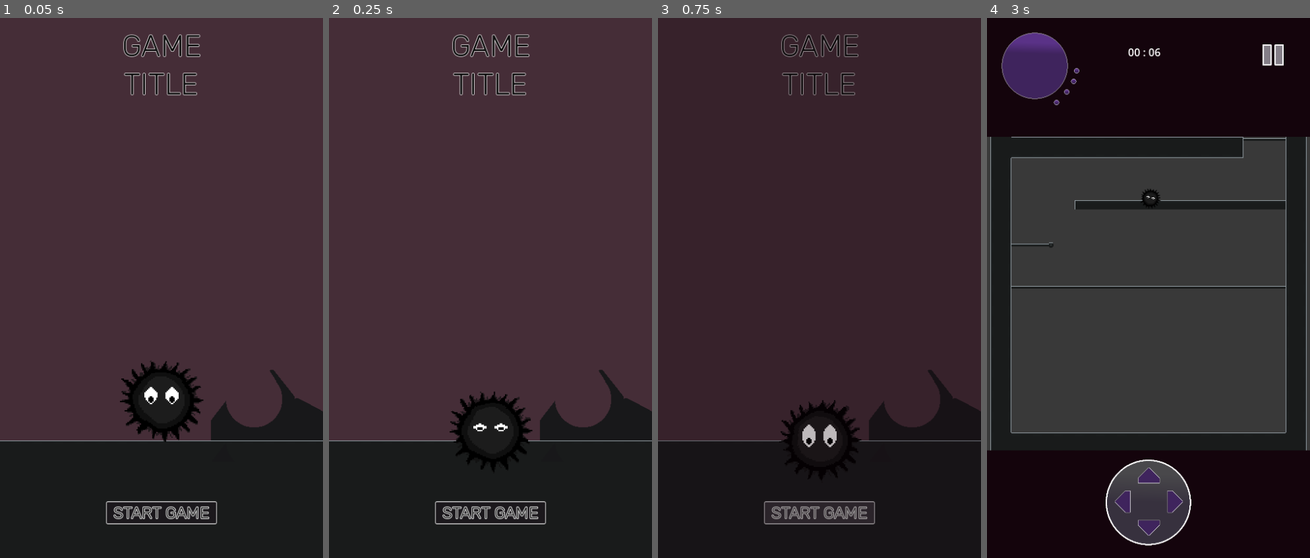
Above: before the commit, frames 1-4 (left to right).
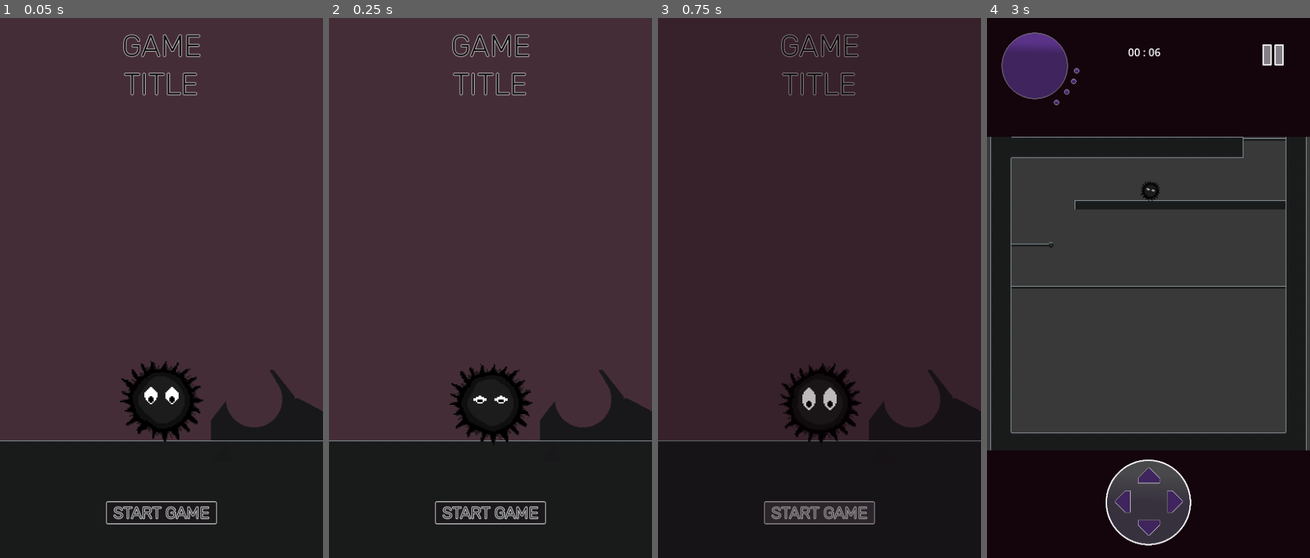
Above: after the commit, the same moments.

Repository: Arctia/42-GameJam
Game: Godot game, scene res://src/UI/title_screen.tscn
Two runs of this game, one before a commit and one after it. Both use one fixed random seed, a clock stepped at 60 frames per second and the inputs below.
Inputs:
- Up to frame 1 (0.05 s): no input
- Up to frame 2 (0.25 s): no input
- Up to frame 3 (0.75 s): click "START GAME" at 0.5 s
- Up to frame 4 (3 s): click "skip" at 1.25 s; click "skip" at 2 s; tap Enter at 2.75 s; hold Right (move_right) from 2.78 s (still down); hold Down (duck) from 2.78 s (still down)

Frame 1 is identical in both runs. In frame 2, 2.2% of the frame differs, in the area x 37-64%, y 64-84%; in frame 3, 2.0%; in frame 4, 0.1%.

Commit message:
revamp ash movem

Diff:
--- a/src/entities/ash.gd
+++ b/src/entities/ash.gd
@@ -20,7 +20,7 @@
 #@export var ashes_amount:float = 100000
 
 var gravity:float = ProjectSettings.get_setting("physics/2d/default_gravity") *1.5
-var is_jumping:bool = true
+var is_jumping:bool = false
 var is_ducking:bool = false
 var cShapeHalved:bool = false
 
@@ -44,44 +44,36 @@
 	if velocity.x != 0: return true
 	return false
 
+func get_which_wall_collided() -> int :
+	for i in range(get_slide_collision_count()):
+		var collision = get_slide_collision(i)
+		if collision.get_normal().x > 0:
+			return -1
+		elif collision.get_normal().x < 0:
+			return 1
+	return 0
+
 func jumping(delta) -> void:
-	if not is_on_floor() and not is_on_wall_only(): velocity.y += gravity * delta
-	elif is_jumping and is_on_wall_only():
+	if is_on_wall_only():
 		if velocity.y < 0:
-			velocity.y = 0.
+			velocity.y = 0
 		velocity.y += gravity/10. * delta
-	else:
-		is_jumping = false
-		collisionShape.apply_scale(Vector2(1., 1.))
-		cShapeHalved = false
+	elif not is_on_floor(): velocity.y += gravity * delta
 
-	if is_on_wall_only():
-		is_jumping = false
-	if Input.is_action_pressed("jump") and not is_jumping and not is_ducking: #and self.ashes_amount > 0:
+	if Input.is_action_just_pressed("jump") or is_jumping: #and self.ashes_amount > 0:
+		if is_on_floor():
+			is_jumping = true
 		if is_on_wall_only():
-			velocity.x += JUMP
-			print(velocity)
+			velocity.x = JUMP * get_which_wall_collided() * 2.
+			is_jumping = false
 		else:
 			velocity.y += JUMP/JUMP_FORCE_STEPS
-		if abs(velocity.y) > abs(JUMP) - abs(JUMP/JUMP_FORCE_STEPS): is_jumping = true
-		if not cShapeHalved:
-			collisionShape.apply_scale(Vector2(0.5, 0.5))
-			cShapeHalved = true
+		if abs(velocity.y) > abs(JUMP) - abs(JUMP/JUMP_FORCE_STEPS) or is_on_ceiling():
+			is_jumping = false
 #		self.ashes_amount -= abs(JUMP) * delta
-#		consume_ashes.emit(self.ashes_amount)
-	elif Input.is_action_just_released("jump"): is_jumping = true
-	if is_jumping:
-		collisionShape.apply_scale(Vector2(0.5, 0.5))
-		cShapeHalved = false
+	#		consume_ashes.emit(self.ashes_amount)
+	if Input.is_action_just_released("jump"): is_jumping = false
 
-func ducking() -> void:
-	if Input.is_action_pressed("duck"):
-		collisionShape.set_deferred("scale", Vector2(0.5, 0.5))
-		is_jumping = true
-	else:
-		if collisionShape.disabled and not is_jumping:
-			collisionShape.set_deferred("scale", Vector2(1., 1.))
-	is_ducking = collisionShape.disabled
 
 func rotating(delta) -> void:
 	if velocity.x != 0:
